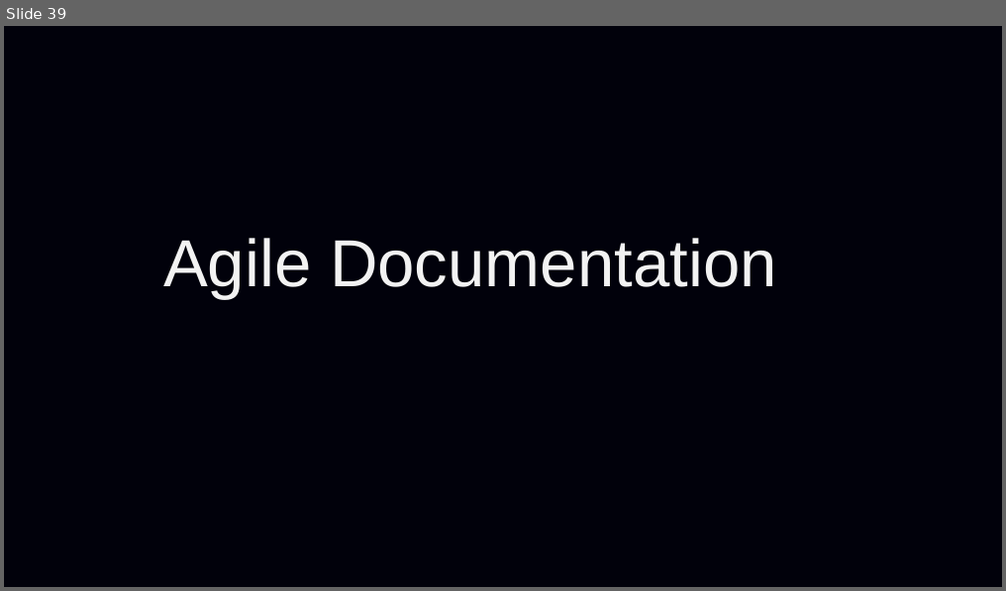
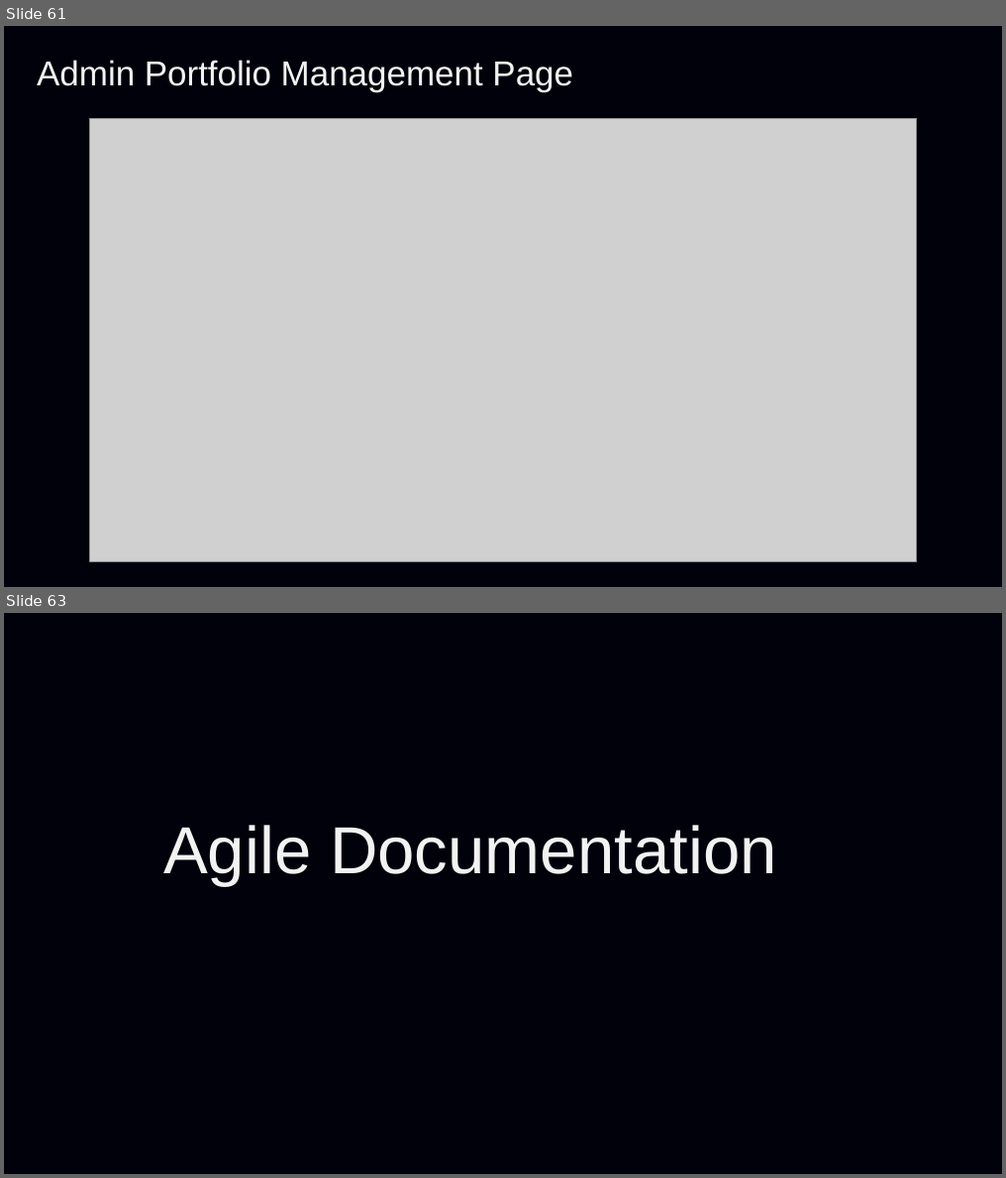
Before and after one commit to Purvarajsinh39/Portify-Automated-Portfolio-Generator, a slide deck: Documentation/Portify.pptx. Shown one above the other, each under a label of ours: slide 39 before the commit, slides 61 and 63 after it; the slides between them are not shown. The pictures are 1006x591 and 1006x1178 pixels, drawn with LibreOffice and Linux fonts; fonts in the diff are those of the drawing; grey boxes stand for pictures; background and template pictures are left out. Boxes give left, top, right and bottom in pixels: in the first picture for what was removed or moved away, otherwise in the second. Text is boxed around its words. In the diff, an @@ line names an element or a change of style, - is before the commit and + after.

```diff
--- a/Documentation/Portify.pptx
+++ b/Documentation/Portify.pptx
@@ slide 61 added at (4,26,1002,587), background picture (left out) @@
@@ text added at (37,60,573,92), 25 pt, text #F2F2F2 @@
+Admin Portfolio Management Page
@@ picture added at (90,119,917,562) @@
@@ what was slide 39 is now slide 63 @@
```
Also in this commit, not shown: 3 slides changed, 23 other slides added, 37 other files.
